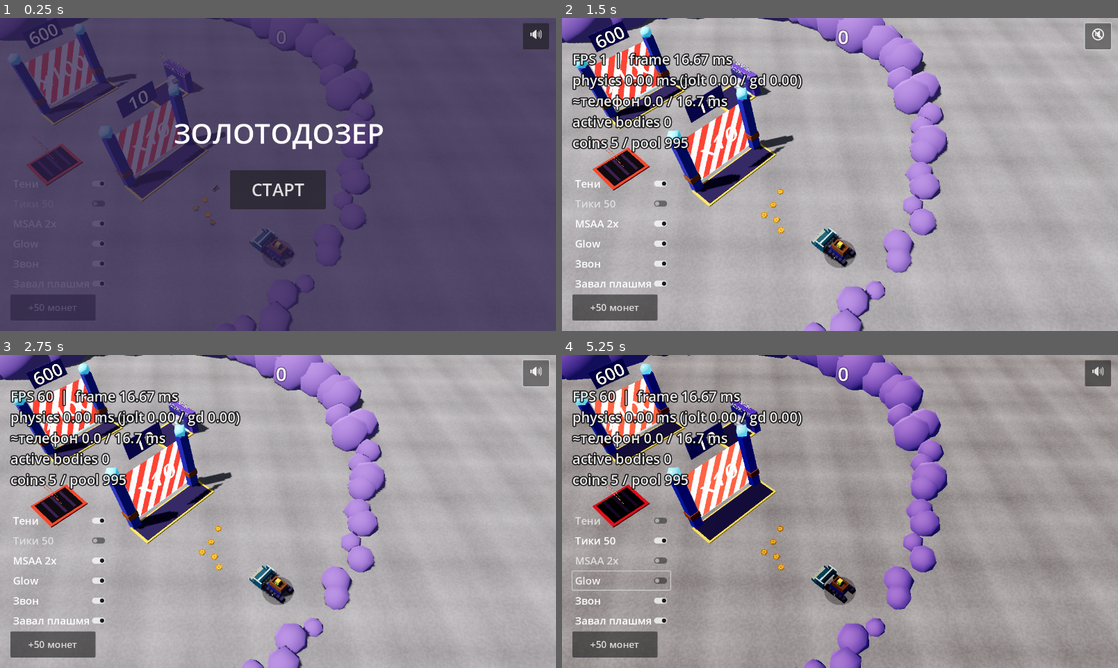
Above: before the commit, frames 1-4 (two rows, left to right).
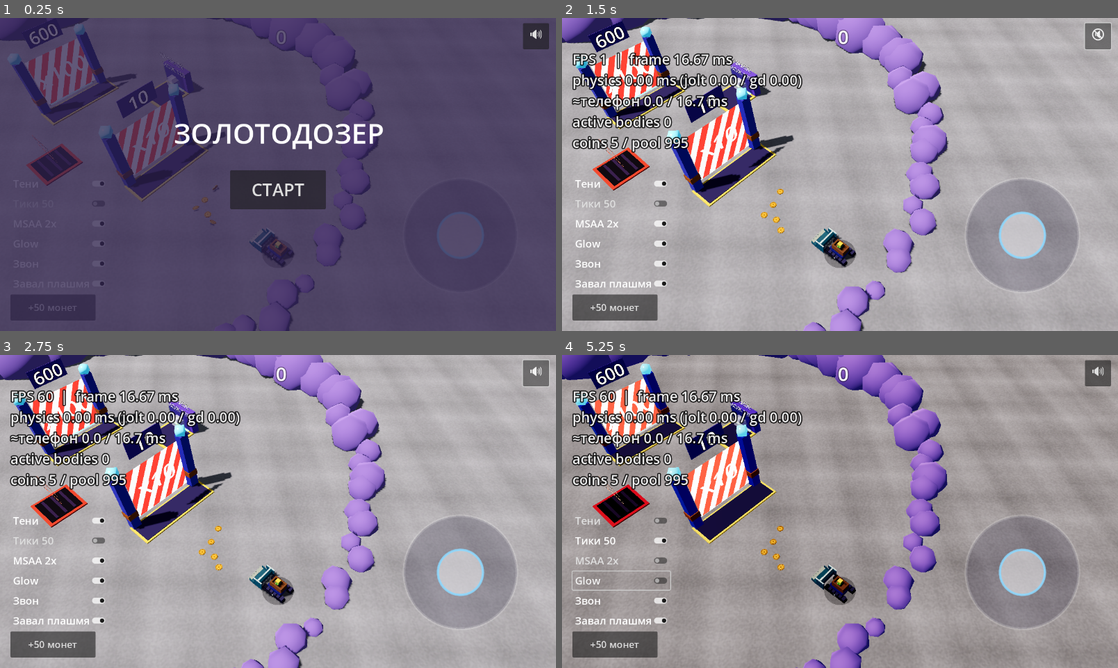
Above: after the commit, the same moments.

Repository: ui99ru/gold-harvester
Game: Godot game, scene res://scenes/game.tscn
Two runs of this game, one before a commit and one after it. Both use one fixed random seed, a clock stepped at 60 frames per second and the inputs below.
Inputs:
- Up to frame 1 (0.25 s): no input
- Up to frame 2 (1.5 s): click "СТАРТ" at 0.5 s; click "🔊" at 1.25 s
- Up to frame 3 (2.75 s): click "🔇" at 2 s
- Up to frame 4 (5.25 s): click "Тени" at 2.75 s; click "Тики 50" at 3.5 s; click "MSAA 2x" at 4.25 s; click "Glow" at 5 s

The runs differ from the first frame. In frame 2, 5.2% of the frame differs, in the area x 72-93%, y 51-88%; in frame 3, 5.2%; in frame 4, 5.4%, in the area x 73-93%, y 51-88%.

Commit message:
feat(godot): джойстик фиксирован в правом нижнем углу + инверсия лево/право
Перекрестье теперь статично (правый нижний угол), рисуется всегда; касание
в его зоне (RADIUS*1.7) активирует драг, отпускание возвращает ручку в центр.
Лево/право инвертированы по фидбэку (rx = -off.x). База пересчитывается от
размера вьюпорта (ориентация/резайз).

https://claude.ai/code/session_01UZ8WSJhHHqHgisrGLfaC5C

Diff:
--- a/godot/scripts/game.gd
+++ b/godot/scripts/game.gd
@@ -597,13 +597,14 @@
 			cam_zoom = clampf(cam_zoom * 1.08, CFG.CAM_ZOOM_MIN, CFG.CAM_ZOOM_MAX)
 		elif event.button_index == MOUSE_BUTTON_WHEEL_UP:
 			cam_zoom = clampf(cam_zoom / 1.08, CFG.CAM_ZOOM_MIN, CFG.CAM_ZOOM_MAX)
-	# Виртуальный джойстик: касание → база в точке пальца, драг тянет ручку.
+	# Фиксированный джойстик (правый нижний угол): касание в его зоне → ведём драг.
 	elif event is InputEventScreenTouch:
-		driving = event.pressed
 		if event.pressed:
-			_joy.show_at(event.position)
+			driving = _joy.press(event.position)
 		else:
-			_joy.hide_joy()
+			if driving:
+				_joy.release()
+			driving = false
 	elif event is InputEventScreenDrag and driving:
 		_joy.move_knob(event.position)
 
@@ -620,8 +621,9 @@
 			var sa := sin(CFG.CAM_YAW)
 			var ca := cos(CFG.CAM_YAW)
 			var up_amt := -off.y   # экран: ось y вниз → «вверх» отрицателен
-			var wx := up_amt * (-sa) + off.x * ca
-			var wz := up_amt * ca + off.x * sa
+			var rx := -off.x       # инверсия лево/право (по фидбэку)
+			var wx := up_amt * (-sa) + rx * ca
+			var wz := up_amt * ca + rx * sa
 			ctrl_desired = atan2(wx, wz)
 	var kx := 0.0
 	var kz := 0.0
--- a/godot/scripts/virtual_joystick.gd
+++ b/godot/scripts/virtual_joystick.gd
@@ -1,15 +1,16 @@
 class_name VirtualJoystick
 extends Control
-## Виртуальный джойстик мобильного управления: база появляется в точке касания,
-## ручка тянется за пальцем (клэмп по радиусу). Сам ввод не перехватывает —
-## позицией рулит game._unhandled_input, отсюда только отрисовка + offset.
+## Фиксированный виртуальный джойстик в правом нижнем углу. База нарисована
+## всегда; касание в его зоне активирует, драг тянет ручку (клэмп по радиусу).
+## Ввод не перехватывает — позицией рулит game._unhandled_input; отсюда offset().
 
 const RADIUS := 130.0
 const KNOB_RADIUS := 52.0
-const DEADZONE := 18.0   # px: меньше — стоим на месте
+const DEADZONE := 18.0     # px: меньше — стоим на месте
+const MARGIN := 90.0       # отступ центра от краёв экрана
+const TOUCH_SLACK := 1.7   # во сколько RADIUS вокруг базы ловим палец
 
-var base_pos := Vector2.ZERO
-var knob_pos := Vector2.ZERO
+var knob_off := Vector2.ZERO   # смещение ручки от базы
 var active := false
 
 
@@ -18,35 +19,47 @@
 	set_anchors_and_offsets_preset(Control.PRESET_FULL_RECT)
 
 
-func show_at(p: Vector2) -> void:
-	base_pos = p
-	knob_pos = p
+## Центр джойстика — правый нижний угол (пересчитывается от размера вьюпорта).
+func base_pos() -> Vector2:
+	var vp := get_viewport_rect().size
+	return Vector2(vp.x - RADIUS - MARGIN, vp.y - RADIUS - MARGIN)
+
+
+## Палец нажал: True если попал в зону джойстика (тогда game ведёт драг).
+func press(p: Vector2) -> bool:
+	if p.distance_to(base_pos()) > RADIUS * TOUCH_SLACK:
+		return false
 	active = true
+	move_knob(p)
+	return true
+
+
+func move_knob(p: Vector2) -> void:
+	var off := p - base_pos()
+	if off.length() > RADIUS:
+		off = off.normalized() * RADIUS
+	knob_off = off
 	queue_redraw()
 
 
-func move_knob(p: Vector2) -> void:
-	var off := p - base_pos
-	if off.length() > RADIUS:
-		off = off.normalized() * RADIUS
-	knob_pos = base_pos + off
+func release() -> void:
+	active = false
+	knob_off = Vector2.ZERO
 	queue_redraw()
 
 
-func hide_joy() -> void:
-	active = false
-	queue_redraw()
-
-
-## Смещение ручки от базы (px). Длина < DEADZONE → считать «нет ввода».
 func offset() -> Vector2:
-	return knob_pos - base_pos
+	return knob_off
 
 
 func _draw() -> void:
-	if not active:
-		return
-	draw_circle(base_pos, RADIUS, Color(0.10, 0.08, 0.20, 0.28))
-	draw_arc(base_pos, RADIUS, 0.0, TAU, 64, Color(1, 1, 1, 0.32), 5.0, true)
-	draw_circle(knob_pos, KNOB_RADIUS, Color(1, 1, 1, 0.55))
-	draw_arc(knob_pos, KNOB_RADIUS, 0.0, TAU, 40, Color(0.55, 0.85, 1.0, 0.8), 4.0, true)
+	var c := base_pos()
+	var base_a := 0.34 if active else 0.18
+	draw_circle(c, RADIUS, Color(0.10, 0.08, 0.20, 0.22))
+	draw_arc(c, RADIUS, 0.0, TAU, 64, Color(1, 1, 1, base_a), 5.0, true)
+	draw_circle(c + knob_off, KNOB_RADIUS, Color(1, 1, 1, 0.5))
+	draw_arc(c + knob_off, KNOB_RADIUS, 0.0, TAU, 40, Color(0.55, 0.85, 1.0, 0.85), 4.0, true)
+
+
+func _process(_dt: float) -> void:
+	queue_redraw()   # держим базу на месте при смене размера/ориентации
